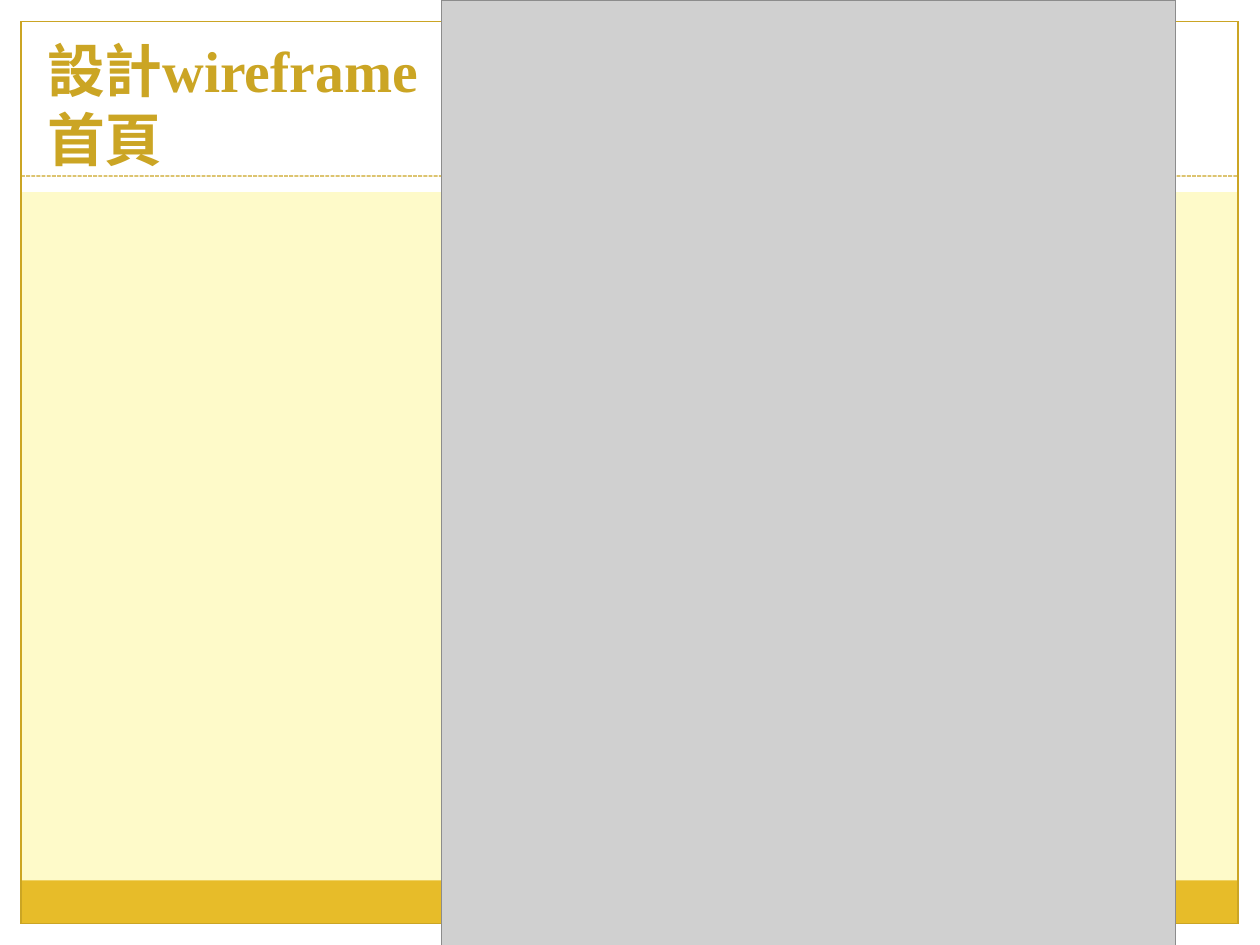
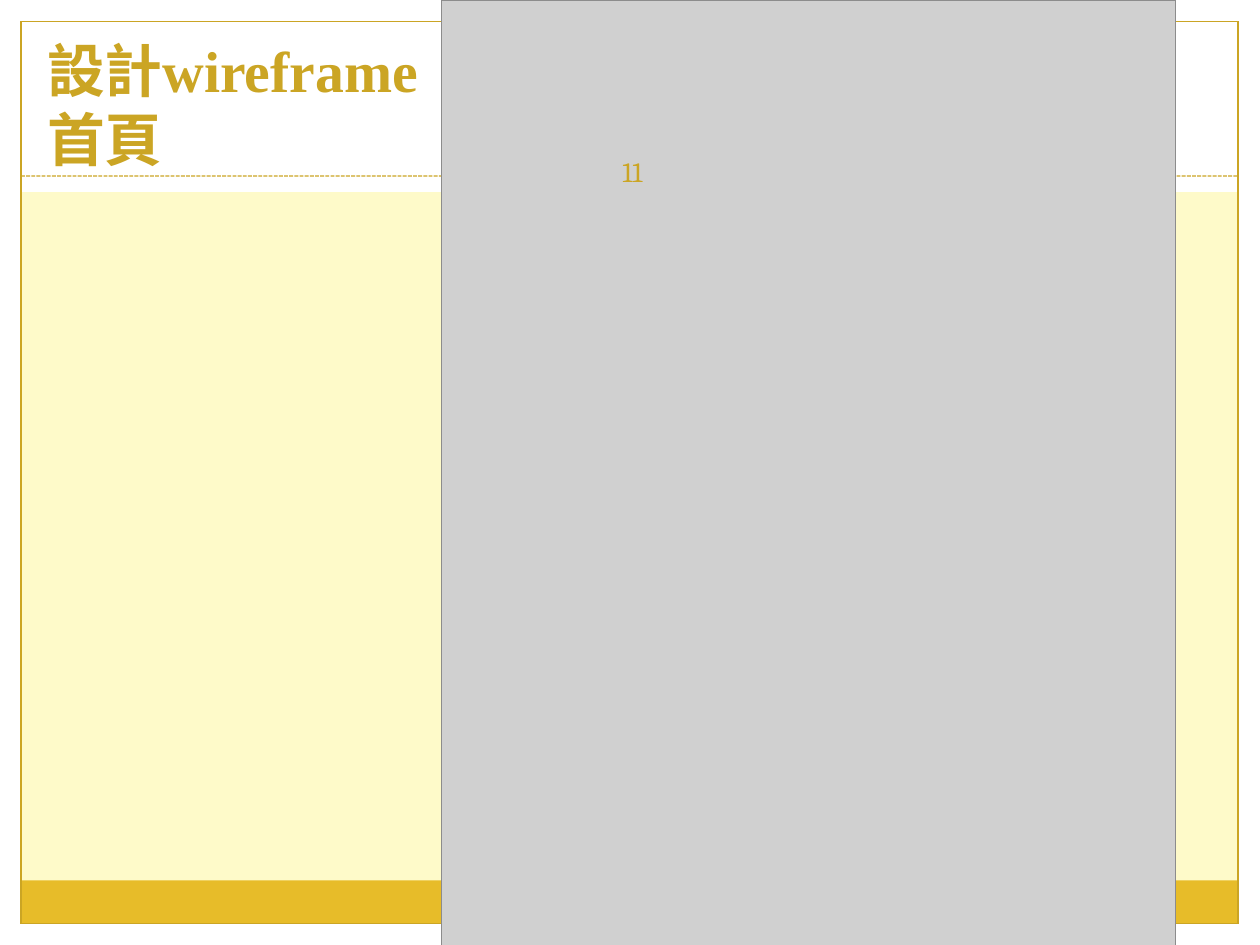
Before and after one commit to hsiufeng/WEB_midtern, a slide deck: slide 11 of web期中報告.pptx. Drawn at 1260x945 pixels with LibreOffice and Linux fonts; fonts in the diff are those of the drawing; grey boxes stand for pictures. Boxes give left, top, right and bottom in pixels: in the first picture for what was removed or moved away, otherwise in the second. Text is boxed around its words. In the diff, an @@ line names an element or a change of style, - is before the commit and + after.

```diff
--- a/web期中報告.pptx
+++ b/web期中報告.pptx
@@ page number added at (x1=622, y1=163, x2=642, y2=182), 16 pt, text #CCA624 @@
+11
```
Also in this commit, not shown: 11 other slides changed, 1 slide added, 3 other files.
